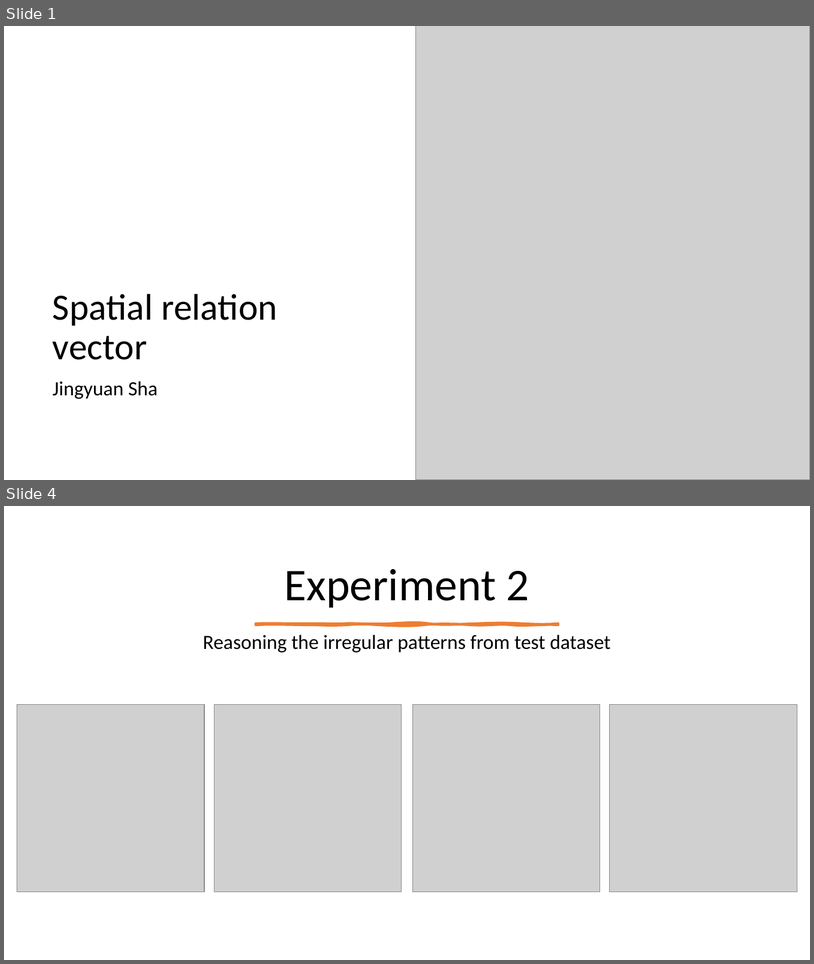
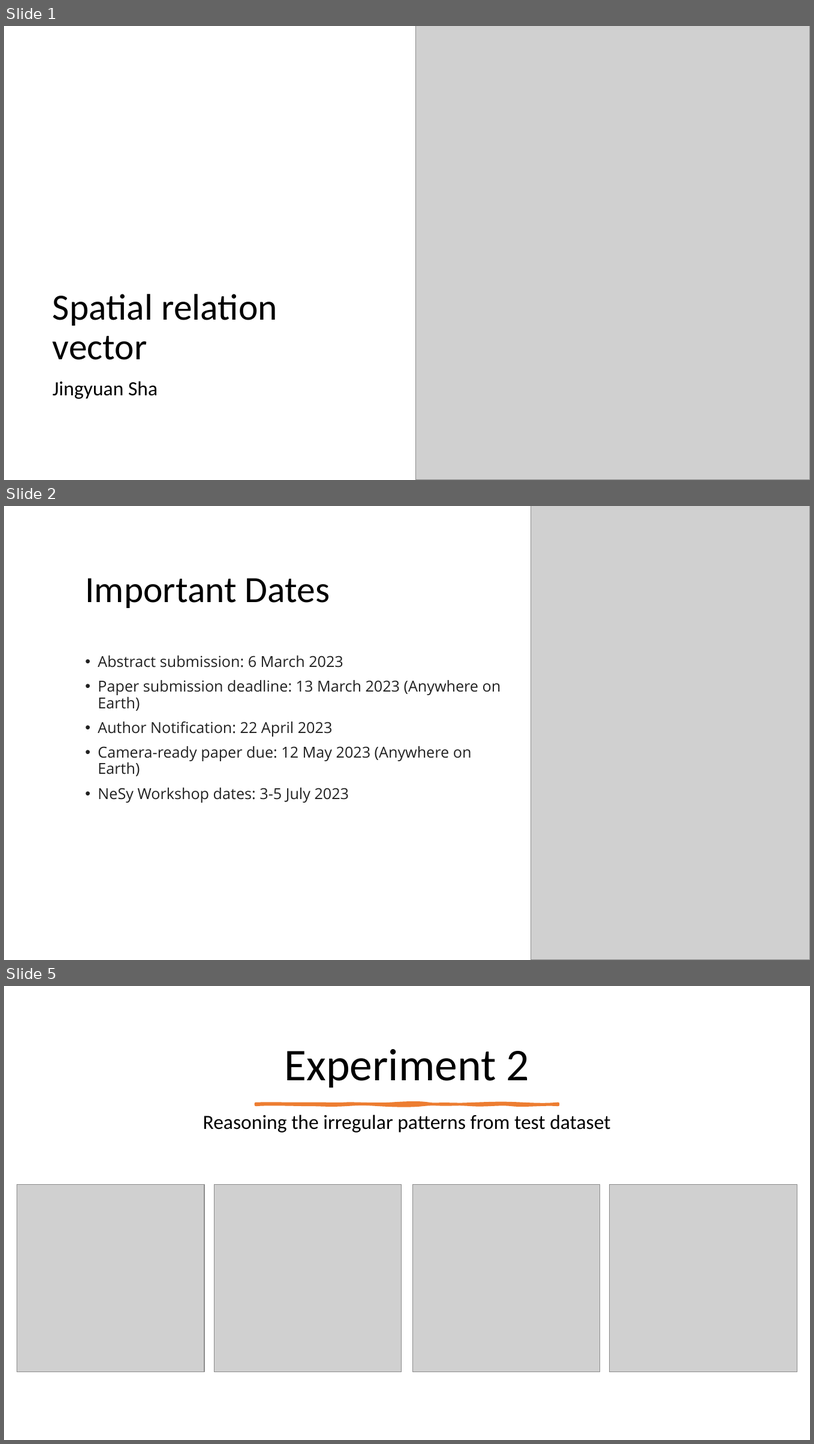
Before and after one commit to akweury/nsai_note, a slide deck: spatial_relation_vector.pptx. Shown one above the other, each under a label of ours: slides 1 and 4 before the commit, slides 1, 2 and 5 after it; the slides between them are not shown. The pictures are 814x964 and 814x1444 pixels, drawn with LibreOffice and Linux fonts; fonts in the diff are those of the drawing; grey boxes stand for pictures. Boxes give left, top, right and bottom in pixels: in the first picture for what was removed or moved away, otherwise in the second. Text is boxed around its words. In the diff, an @@ line names an element or a change of style, - is before the commit and + after.

```diff
--- a/spatial_relation_vector.pptx
+++ b/spatial_relation_vector.pptx
@@ slide 2 added at (x1=4, y1=506, x2=810, y2=960), background #FFFFFF @@
@@ picture added at (x1=531, y1=506, x2=810, y2=960) @@
@@ title added at (x1=85, y1=578, x2=330, y2=608), 44 pt, text #000000 @@
+Important Dates
@@ text added at (x1=98, y1=655, x2=501, y2=802), 18 pt, text #212121 @@
+• Abstract submission: 6 March 2023
+• Paper submission deadline: 13 March 2023 (Anywhere on Earth)
+• Author Notification: 22 April 2023
+• Camera-ready paper due: 12 May 2023 (Anywhere on Earth)
+• NeSy Workshop dates: 3-5 July 2023
@@ what was slide 4 is now slide 5 @@
```
Also in this commit, not shown: 2 slides changed, 16 other slides added.
